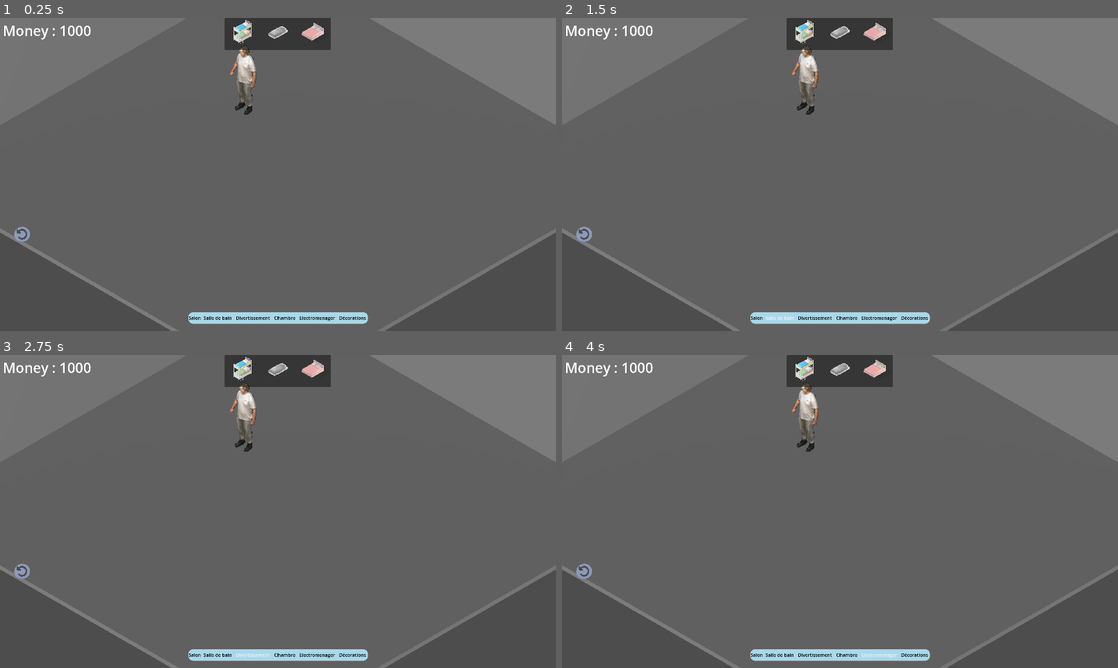
Above: before the commit, frames 1-4 (two rows, left to right).
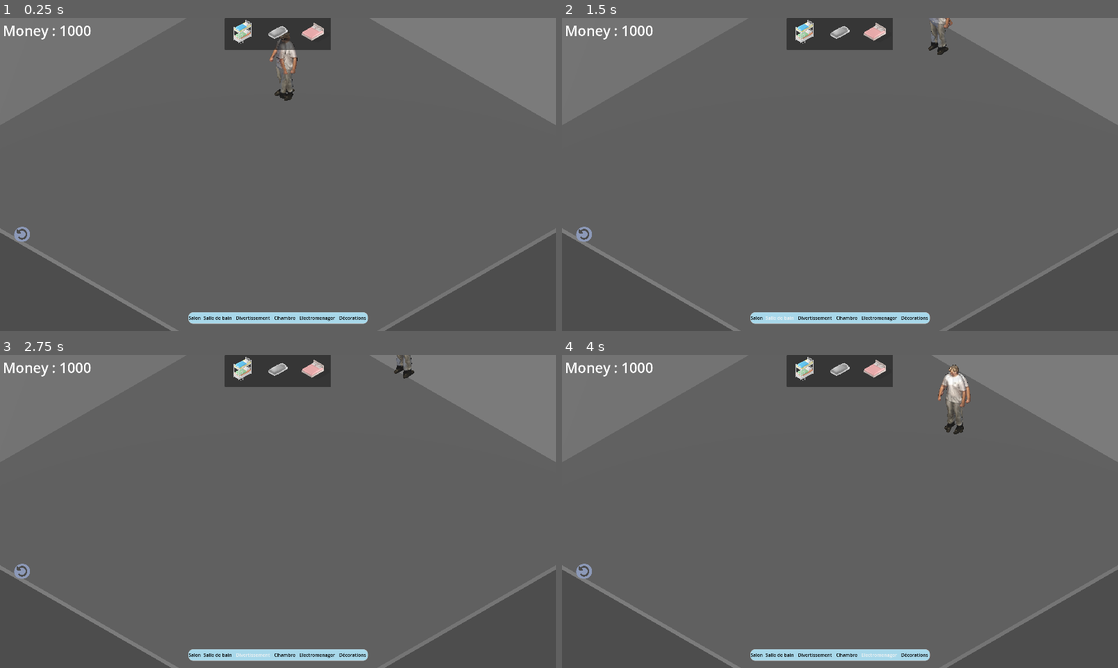
Above: after the commit, the same moments.

Repository: ygr671/beyond-the-ice
Game: Godot game, scene res://Scenes/scene_modele.tscn
Two runs of this game, one before a commit and one after it. Both use one fixed random seed, a clock stepped at 60 frames per second and the inputs below. This scene is started directly instead of the project's main scene.
Inputs:
- Up to frame 1 (0.25 s): no input
- Up to frame 2 (1.5 s): click "Salon" at 0.5 s; click "Salle de bain" at 1.25 s
- Up to frame 3 (2.75 s): click "Divertissement" at 2 s
- Up to frame 4 (4 s): click "Chambre" at 2.75 s; click "Electromenager" at 3.5 s

The runs differ from the first frame. In frame 1, 0.9% of the frame differs, in the area x 41-54%, y 4-31%; in frame 2, 0.7%; in frame 3, 0.6%; in frame 4, 1.1%, in the area x 41-74%, y 3-31%.
Error after the commit: Invalid access to property or key 'rotation' on a base object of type 'null instance'. (res://npc/navigation_npc.gd:38)

Commit message:
suppression de scene model

Diff:
--- a/Scenes/main_scene.tscn
+++ b/Scenes/main_scene.tscn
@@ -92,7 +92,7 @@
 [node name="MeshInstance3D" type="MeshInstance3D" parent="Salle/NavigationRegion3D"]
 
 [node name="NavigationNPC" parent="Salle" instance=ExtResource("3_jv6wh")]
-transform = Transform3D(1, 0, 0, 0, 1, 0, 0, 0, 1, -1.307, 0.1, -0.414)
+transform = Transform3D(1, -7.188646e-09, 9.778887e-09, -7.2759576e-09, 1, 0, 5.5879354e-09, 7.450581e-09, 1, -1.2694951, 0.053144097, -0.5903702)
 input_ray_pickable = false
 
 [node name="Nils" parent="Salle/NavigationNPC" instance=ExtResource("5_iacmt")]
--- a/Scenes/scene_modele.tscn
+++ b/Scenes/scene_modele.tscn
@@ -30,45 +30,42 @@
 transform = Transform3D(0.7071068, -0.4055798, 0.579228, 0, 0.81915206, 0.57357645, -0.7071068, -0.4055798, 0.579228, 8, 8, 8)
 size = 5.989
 
-[node name="salle" parent="." index="4"]
-visible = false
-
-[node name="Salle" type="Node3D" parent="." index="5"]
-
-[node name="NavigationRegion3D" type="NavigationRegion3D" parent="Salle" index="0"]
+[node name="NavigationRegion3D2" type="NavigationRegion3D" parent="Salle" index="0"]
 transform = Transform3D(0.5, 0, 0, 0, 0.5, 0, 0, 0, 0.5, -0.9956758, 0.16522157, 0.016869187)
 navigation_mesh = SubResource("NavigationMesh_jv6wh")
 
-[node name="NavigationNPC" parent="Salle" index="1" instance=ExtResource("2_7s2c2")]
+[node name="NavigationNPC2" parent="Salle" index="1" instance=ExtResource("2_7s2c2")]
 transform = Transform3D(1, 0, 0, 0, 1, 0, 0, 0, 1, -1.3073955, 0.7234106, -0.41434598)
 input_ray_pickable = false
 
-[node name="Nils" parent="Salle/NavigationNPC" index="3" instance=ExtResource("3_vjshh")]
+[node name="Sol2" type="StaticBody3D" parent="Salle" index="2"]
 
-[node name="Sol" type="StaticBody3D" parent="Salle" index="2"]
+[node name="Mur droit2" type="StaticBody3D" parent="Salle" index="3"]
 
-[node name="MeshInstance3D" type="MeshInstance3D" parent="Salle/Sol" index="0"]
+[node name="Mur gauche2" type="StaticBody3D" parent="Salle" index="4"]
+
+[node name="Nils2" parent="Salle/NavigationNPC" index="3" instance=ExtResource("3_vjshh")]
+
+[node name="MeshInstance3D2" type="MeshInstance3D" parent="Salle/Sol" index="0"]
 mesh = SubResource("BoxMesh_6mk8y")
 
-[node name="CollisionShape3D" type="CollisionShape3D" parent="Salle/Sol" index="1"]
+[node name="CollisionShape3D2" type="CollisionShape3D" parent="Salle/Sol" index="1"]
 shape = SubResource("BoxShape3D_vb435")
 
-[node name="Mur droit" type="StaticBody3D" parent="Salle" index="3"]
-
-[node name="MeshInstance3D" type="MeshInstance3D" parent="Salle/Mur droit" index="0"]
+[node name="MeshInstance3D2" type="MeshInstance3D" parent="Salle/Mur droit" index="0"]
 transform = Transform3D(1, 0, 0, 0, 1, 0, 0, 0, 1, 0, 2.5, -5)
 mesh = SubResource("BoxMesh_7s2c2")
 
-[node name="CollisionShape3D" type="CollisionShape3D" parent="Salle/Mur droit" index="1"]
+[node name="CollisionShape3D2" type="CollisionShape3D" parent="Salle/Mur droit" index="1"]
 transform = Transform3D(1, 0, 0, 0, 1, 0, 0, 0, 1, 0, 2.5, -5)
 shape = SubResource("BoxShape3D_vjshh")
 
-[node name="Mur gauche" type="StaticBody3D" parent="Salle" index="4"]
-
-[node name="MeshInstance3D" type="MeshInstance3D" parent="Salle/Mur gauche" index="0"]
+[node name="MeshInstance3D2" type="MeshInstance3D" parent="Salle/Mur gauche" index="0"]
 transform = Transform3D(1, 0, 0, 0, 1, 0, 0, 0, 1, -5, 2.5, 0)
 mesh = SubResource("BoxMesh_vpkbj")
 
-[node name="CollisionShape3D" type="CollisionShape3D" parent="Salle/Mur gauche" index="1"]
+[node name="CollisionShape3D2" type="CollisionShape3D" parent="Salle/Mur gauche" index="1"]
 transform = Transform3D(1, 0, 0, 0, 1, 0, 0, 0, 1, -5, 2.5, 0)
 shape = SubResource("BoxShape3D_uidsk")
+
+[node name="Salle2" type="Node3D" parent="." index="5"]
